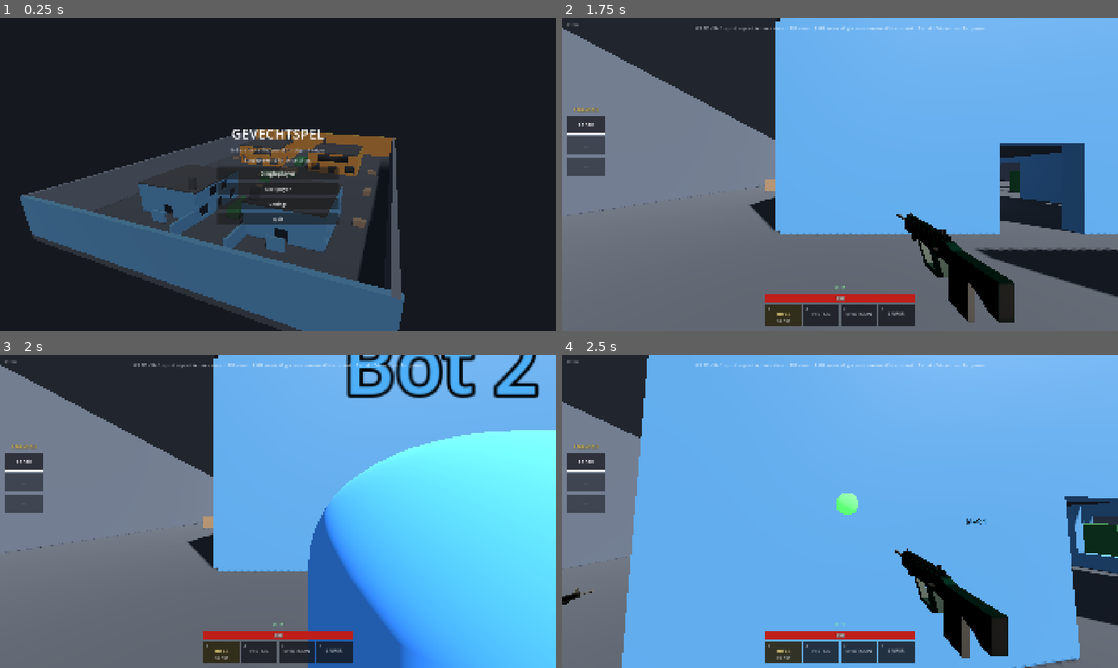
Above: before the commit, frames 1-4 (two rows, left to right).
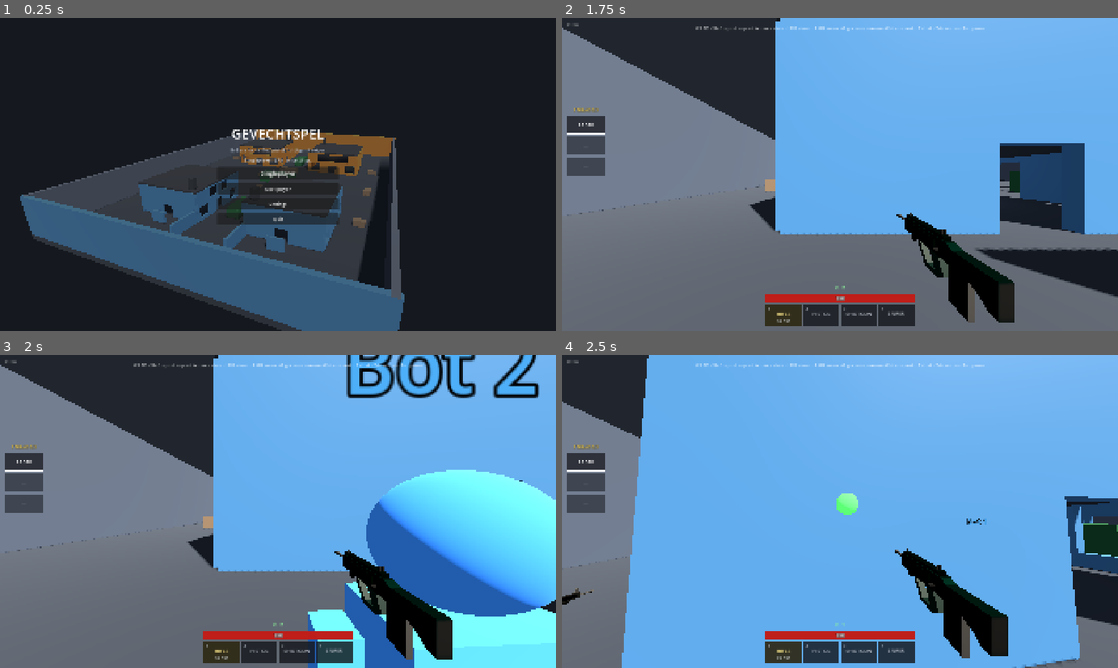
Above: after the commit, the same moments.

Repository: MezzoSplash/gevechtspel2
Game: Godot game, scene res://scenes/main.tscn
The game is run twice, just before and just after one commit, with the same random seed, the same clock (stepped at 60 frames per second) and the same inputs. Sound files missing from this copy of the repository are replaced by a short silence.
Inputs (mouse positions are in pixels of both pictures, inside the frame that each line leads up to):
- Up to frame 1 (0.25 s): no input
- Up to frame 2 (1.75 s): click "Singleplayer" at 0.5 s; click "Play" at 1.25 s
- Up to frame 3 (2 s): no input
- Up to frame 4 (2.5 s): tap Enter (use_streak) at 2 s; move the mouse to (867, 511) at 2.02 s; hold W (move_forward) from 2.03 s (still down); hold Ctrl (crouch) from 2.03 s (still down); click (867, 511) at 2.17 s; tap Space (jump) at 2.27 s; tap G (grenade) at 2.3 s

Frames 1-2 are identical in both runs. In frame 3, 22% of the frame differs, in the area x 55-100%, y 24-100%; in frame 4, nothing differs.

Commit message:
Drawn headshots and NET_VERSION 0.2.9
Pawns show a block body and a head. A shot on that head uses the gun's multiplier, plays a sharper tick even on a kill, and turns the hit marker yellow. NET_VERSION is 0.2.9 so this build does not join a 0.2.8 client.

Diff:
--- a/scenes/player.tscn
+++ b/scenes/player.tscn
@@ -19,9 +19,15 @@
 radius = 0.4
 height = 1.8
 
-[sub_resource type="CapsuleMesh" id="CapsuleMesh_body"]
-radius = 0.4
-height = 1.8
+[sub_resource type="BoxMesh" id="BoxMesh_torso"]
+size = Vector3(0.46, 0.92, 0.3)
+
+[sub_resource type="SphereMesh" id="SphereMesh_head"]
+radius = 0.2
+height = 0.4
+
+[sub_resource type="BoxMesh" id="BoxMesh_arm"]
+size = Vector3(0.12, 0.5, 0.12)
 
 [sub_resource type="StandardMaterial3D" id="Mat_body"]
 albedo_color = Color(0.25, 0.55, 0.95, 1)
@@ -82,11 +88,34 @@
 transform = Transform3D(1, 0, 0, 0, 1, 0, 0, 0, 1, 0, 0.9, 0)
 shape = SubResource("CapsuleShape3D_body")
 
-[node name="BodyMesh" type="MeshInstance3D" parent="."]
-transform = Transform3D(1, 0, 0, 0, 1, 0, 0, 0, 1, 0, 0.9, 0)
-mesh = SubResource("CapsuleMesh_body")
-surface_material_override/0 = SubResource("Mat_body")
-cast_shadow = 0
+[node name="BodyMesh" type="Node3D" parent="."]
+
+[node name="Torso" type="MeshInstance3D" parent="BodyMesh"]
+transform = Transform3D(1, 0, 0, 0, 1, 0, 0, 0, 1, 0, 0.86, 0)
+mesh = SubResource("BoxMesh_torso")
+surface_material_override/0 = SubResource("Mat_body")
+cast_shadow = 0
+
+[node name="HeadMesh" type="MeshInstance3D" parent="BodyMesh"]
+transform = Transform3D(1, 0, 0, 0, 1, 0, 0, 0, 1, 0, 1.52, 0)
+mesh = SubResource("SphereMesh_head")
+surface_material_override/0 = SubResource("Mat_body")
+cast_shadow = 0
+
+[node name="ArmL" type="MeshInstance3D" parent="BodyMesh"]
+transform = Transform3D(1, 0, 0, 0, 1, 0, 0, 0, 1, -0.34, 1.02, 0)
+mesh = SubResource("BoxMesh_arm")
+surface_material_override/0 = SubResource("Mat_body")
+cast_shadow = 0
+
+[node name="ArmR" type="MeshInstance3D" parent="BodyMesh"]
+transform = Transform3D(1, 0, 0, 0, 1, 0, 0, 0, 1, 0.34, 1.02, 0)
+mesh = SubResource("BoxMesh_arm")
+surface_material_override/0 = SubResource("Mat_body")
+cast_shadow = 0
+
+[node name="HeadHit" type="Marker3D" parent="BodyMesh"]
+transform = Transform3D(1, 0, 0, 0, 1, 0, 0, 0, 1, 0, 1.52, 0)
 
 [node name="Head" type="Node3D" parent="."]
 transform = Transform3D(1, 0, 0, 0, 1, 0, 0, 0, 1, 0, 1.6, 0)
--- a/scripts/hud.gd
+++ b/scripts/hud.gd
@@ -4,6 +4,7 @@
 
 var _hit_timer := 0.0
 var _kill_hit := false
+var _head_hit := false
 var _fire_punch := 0.0
 var _hint_timer := 8.0
 var _hurt_flash := 0.0
@@ -488,9 +489,10 @@
 	return Game.player_name
 
 
-func _on_hit(killed: bool, _headshot: bool) -> void:
-	_hit_timer = 0.16 if killed else 0.085
+func _on_hit(killed: bool, headshot: bool) -> void:
+	_hit_timer = 0.16 if killed or headshot else 0.085
 	_kill_hit = killed
+	_head_hit = headshot
 	queue_redraw()
 
 
@@ -673,8 +675,12 @@
 
 	if _hit_timer > 0.0:
 		var hit_a := clampf(_hit_timer / 0.08, 0.0, 1.0)
-		var hit_col := Color(1.0, 0.22, 0.18, hit_a) if _kill_hit else Color(1, 1, 1, hit_a)
-		var s := 11.0 if _kill_hit else 8.0
+		var hit_col := Color(1, 1, 1, hit_a)
+		if _kill_hit:
+			hit_col = Color(1.0, 0.22, 0.18, hit_a)
+		elif _head_hit:
+			hit_col = Color(1.0, 0.86, 0.2, hit_a)
+		var s := 11.0 if _kill_hit or _head_hit else 8.0
 		draw_line(c + Vector2(-s, -s), c + Vector2(-s * 0.35, -s * 0.35), hit_col, 2.2, true)
 		draw_line(c + Vector2(s, -s), c + Vector2(s * 0.35, -s * 0.35), hit_col, 2.2, true)
 		draw_line(c + Vector2(-s, s), c + Vector2(-s * 0.35, s * 0.35), hit_col, 2.2, true)
--- a/scripts/player.gd
+++ b/scripts/player.gd
@@ -23,6 +23,10 @@
 const CROUCH_CAPSULE := 1.0
 const STAND_EYE := 1.6
 const CROUCH_EYE := 0.88
+# Drawn head sits on the movement capsule. The ray hits that shell, not the mesh.
+const HEAD_STAND_Y := 1.52
+const HEAD_CROUCH_Y := 0.78
+const HEAD_HIT_R := 0.41
 const CROUCH_BLEND := 12.0
 const SPRINT_FOV := 6.0
 const SPAWN_PROTECT := 1.8
@@ -32,7 +36,7 @@
 @onready var head: Node3D = $Head
 @onready var camera: CameraFeel = $Head/Camera3D
 @onready var weapon: Weapon = $Head/Camera3D/WeaponRoot
-@onready var body_mesh: MeshInstance3D = $BodyMesh
+@onready var body_mesh: Node3D = $BodyMesh
 @onready var hurt_sfx: AudioStreamPlayer = $HurtSfx
 @onready var step_sfx: AudioStreamPlayer3D = $StepSfx
 @onready var land_sfx: AudioStreamPlayer3D = $LandSfx
@@ -271,12 +275,17 @@
 func _dup_body_mat() -> void:
 	if body_mesh == null:
 		return
-	var src := body_mesh.get_active_material(0)
+	var src_mesh := body_mesh.get_node_or_null("Torso") as MeshInstance3D
+	var src: Material = src_mesh.get_active_material(0) if src_mesh else null
 	if src is StandardMaterial3D:
 		_body_mat = (src as StandardMaterial3D).duplicate()
 	else:
 		_body_mat = StandardMaterial3D.new()
-	body_mesh.set_surface_override_material(0, _body_mat)
+	for child in body_mesh.get_children():
+		var part := child as MeshInstance3D
+		if part:
+			part.set_surface_override_material(0, _body_mat)
+			part.cast_shadow = GeometryInstance3D.SHADOW_CASTING_SETTING_OFF
 
 
 func _apply_team_visual() -> void:
@@ -292,6 +301,7 @@
 
 ## Damage is applied on the server (or offline). Clients get HP via broadcast_hurt.
 ## `headshot_mult` comes from the gun's WeaponDef (sniper 2.0, others 1.6).
+## Grenades pass allow_headshot false. The test uses the drawn head, not a height band.
 func apply_hit(
 	point: Vector3,
 	_normal: Vector3,
@@ -305,7 +315,7 @@
 		return {"killed": false, "headshot": false, "damage": 0}
 	if Game.is_networked() and not multiplayer.is_server():
 		return {"killed": false, "headshot": false, "damage": 0}
-	var headshot := allow_headshot and point.y >= global_position.y + lerpf(1.45, 0.75, crouch)
+	var headshot := allow_headshot and _point_hits_head(point)
 	var dmg := roundi(base_damage * (headshot_mult if headshot else 1.0))
 	var new_hp := maxf(Game.hp_of(self) - float(dmg), 0.0)
 	Game.set_hp(self, new_hp)
@@ -317,6 +327,15 @@
 	else:
 		apply_hurt_state(new_hp, killed)
 	return {"killed": killed, "headshot": headshot, "damage": dmg}
+
+
+## True when the capsule hit lands on the drawn head, including while crouched.
+func _point_hits_head(point: Vector3) -> bool:
+	var center := global_position + Vector3(0.0, lerpf(HEAD_STAND_Y, HEAD_CROUCH_Y, crouch), 0.0)
+	var mark := body_mesh.get_node_or_null("HeadHit") if body_mesh else null
+	if mark is Node3D:
+		center = (mark as Node3D).global_position
+	return point.distance_to(center) <= HEAD_HIT_R
 
 
 func apply_hurt_state(new_hp: float, killed: bool) -> void:
@@ -628,9 +647,30 @@
 	_capsule.height = h
 	col_shape.position.y = h * 0.5
 	head.position.y = lerpf(STAND_EYE, CROUCH_EYE, crouch)
-	if body_mesh:
-		body_mesh.position.y = h * 0.5
-		body_mesh.scale.y = h / STAND_CAPSULE
+	_pose_figure()
+
+
+## Crouch lowers the torso, arms, and head together. The head marker is the hit target.
+func _pose_figure() -> void:
+	if body_mesh == null:
+		return
+	var head_y := lerpf(HEAD_STAND_Y, HEAD_CROUCH_Y, crouch)
+	var torso := body_mesh.get_node_or_null("Torso") as MeshInstance3D
+	var head_mesh := body_mesh.get_node_or_null("HeadMesh") as MeshInstance3D
+	var arm_l := body_mesh.get_node_or_null("ArmL") as MeshInstance3D
+	var arm_r := body_mesh.get_node_or_null("ArmR") as MeshInstance3D
+	var hit := body_mesh.get_node_or_null("HeadHit") as Node3D
+	if torso:
+		torso.position.y = lerpf(0.86, 0.50, crouch)
+		torso.scale.y = lerpf(1.0, 0.62, crouch)
+	if head_mesh:
+		head_mesh.position.y = head_y
+	if arm_l:
+		arm_l.position.y = lerpf(1.02, 0.58, crouch)
+	if arm_r:
+		arm_r.position.y = lerpf(1.02, 0.58, crouch)
+	if hit:
+		hit.position.y = head_y
 
 
 func _ceiling_blocked() -> bool:
--- a/scripts/weapon.gd
+++ b/scripts/weapon.gd
@@ -463,15 +463,15 @@
 	_play_hit_fx(killed, headshot)
 
 
+## Headshot tick plays on a kill too, under the kill sting.
 func _play_hit_fx(killed: bool, headshot: bool) -> void:
+	if headshot and head_sfx.stream:
+		head_sfx.play()
 	if killed:
 		if kill_sfx.stream:
 			kill_sfx.play()
 		Game.hitstop()
-	elif headshot:
-		if head_sfx.stream:
-			head_sfx.play()
-	elif hit_sfx.stream:
+	elif not headshot and hit_sfx.stream:
 		hit_sfx.play()
 
 
--- a/shared/game.gd
+++ b/shared/game.gd
@@ -29,7 +29,7 @@
 const NAME_MAX := 24
 ## Checked in the ENet auth step (main.gd). Bump with each release that changes RPCs or sync,
 ## so old clients get a clear "version mismatch" instead of silently broken RPCs.
-const NET_VERSION := "0.2.8"
+const NET_VERSION := "0.2.9"
 ## Server-side shot checks. Lenient on purpose: LAN jitter must never eat a legit shot.
 const FIRE_RATE_SLACK := 1.15 # shot credit refills 15% faster than the gun fires
 const FIRE_ORIGIN_TOLERANCE := 4.0 # metres between the client's eye and our copy of it
Not shown: 1 places in scenes/player.tscn that only renumber resources
Not shown, changed: assets/sounds/headshot.wav
